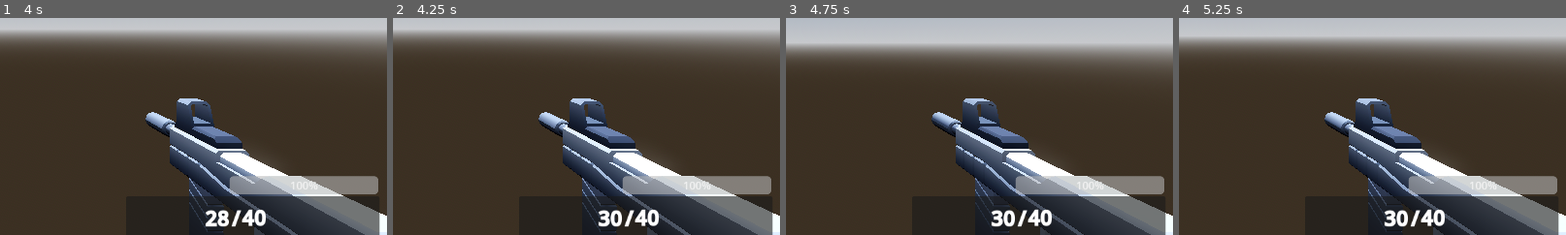
Above: before the commit, frames 1-4 (left to right).
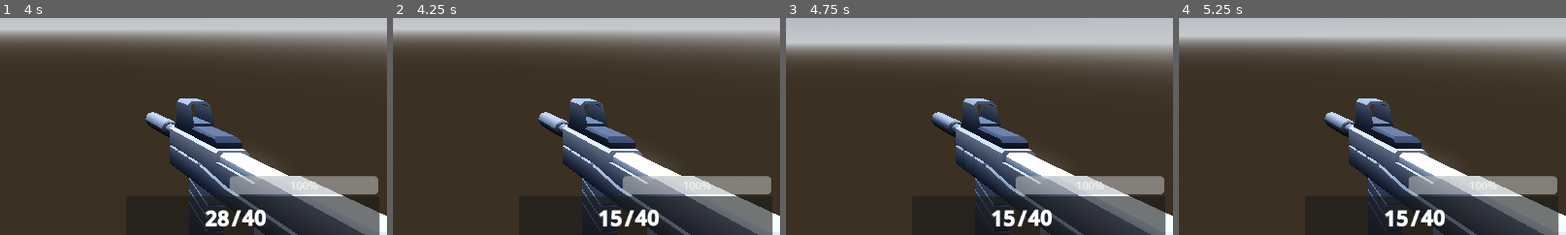
Above: after the commit, the same moments.

Repository: qrdean/new-fps
Game: Godot game, scene res://TestLevel.tscn
Same seed, same stepped clock (60 frames per second), same inputs: the game is played once before the commit and once after it.
Inputs (mouse positions are % of the whole screen's width and height, from its top left):
- Up to frame 1 (4 s): tap Enter at 0.5, 3.5 s; move the mouse to (55, 50) at 0.52 s; hold W (forward) from 0.53 s (still down); click (55, 50) at 0.6 s; tap Space (jump) at 0.77, 1.52, 2.75, 3.02, 3.77 s; move the mouse to (45, 50) at 1.27 s; tap Shift (sprint) at 1.35 s; move the mouse to (52, 48) at 2.02 s; tap O (swap_barrel) at 2.1 s; move the mouse to (49, 52) at 2.77 s; tap K (swap_grip) at 2.85 s; move the mouse to (57, 51) at 3.52 s; tap P (swap_mag) at 3.6 s
- Up to frame 2 (4.25 s): keep holding W (forward); tap R (reload) at 4.15 s
- Up to frame 3 (4.75 s): keep holding W (forward); tap Space (jump) at 4.25, 4.52 s; move the mouse to (42, 49) at 4.27 s; tap J (swap_sight) at 4.35 s
- Up to frame 4 (5.25 s): keep holding W (forward); tap Enter at 5 s; move the mouse to (51, 50) at 5.02 s; tap L (swap_stock) at 5.1 s
The pictures show only the part of the screen within x 50-100%, y 46-96%; the shares and areas given below are measured in that part.

Frame 1 is identical in both runs. In frame 2, 0.3% of the frame differs, in the area x 52-60%, y 88-97%; in frame 3, 0.3%; in frame 4, 0.3%.

Commit message:
add mags container resource

Diff:
--- a/Assets/Guns/GunPartModels/gun_body.gd
+++ b/Assets/Guns/GunPartModels/gun_body.gd
@@ -1,7 +1,7 @@
 class_name GunBody
 extends Node3D
 
-signal changed_magazine(GunPartResource)
+signal changed_magazine(MagazineRoundsContainer)
 signal empty()
 
 @onready var mag_attach_point: Marker3D = $MagAttachPoint
@@ -39,7 +39,7 @@
 	current_barrel = new_part
 	current_barrel.position = barrel_attach_point.position
 
-func set_magazine_attachment(part_resource: MagazineGunPartResource) -> Magazine:
+func set_magazine_attachment(part_resource: MagazineGunPartResource, rounds: Array[BulletResource] = []) -> Magazine:
 	if gun_resource and !gun_resource.accepted_attachment_list.has(part_resource):
 		printerr("invalid attachment")
 		return null
@@ -52,19 +52,20 @@
 		printerr("invalid caliber")
 		return null
 
-	var new_part: Magazine = load(part_resource.gun_part_resource_path).instantiate()
-	new_part.stats = part_resource
+	var new_mag_obj: Magazine = load(part_resource.gun_part_resource_path).instantiate()
+	new_mag_obj.magazine_stats = part_resource
+	new_mag_obj.rounds = rounds
 
-	var old_mag_stats: MagazineGunPartResource = null
+	var old_mag_stats: MagazineRoundsContainer = null
 	if current_mag:
-		var old_mag = current_mag
-		old_mag_stats = old_mag.stats
+		var old_mag := current_mag
+		old_mag_stats = old_mag.return_as_resource()
 		old_mag.queue_free()
 
-	add_child(new_part)
+	add_child(new_mag_obj)
 
 	# should play animation here.
-	current_mag = new_part
+	current_mag = new_mag_obj
 	current_mag.position = mag_attach_point.position
 
 	if !current_round and current_mag.get_round_count() > 0:
@@ -89,12 +90,12 @@
 		return null
 
 	var new_part: Magazine = load(part_resource.gun_part_resource_path).instantiate()
-	new_part.stats = part_resource
+	new_part.magazine_stats = part_resource
 
-	var old_mag_stats: MagazineGunPartResource = null
+	var old_mag_stats: MagazineRoundsContainer = null
 	if current_mag:
-		var old_mag = current_mag
-		old_mag_stats = old_mag.stats
+		var old_mag := current_mag
+		old_mag_stats = old_mag.return_as_resource()
 		old_mag.queue_free()
 
 	add_child(new_part)
--- a/Assets/Guns/GunPartModels/magazine.gd
+++ b/Assets/Guns/GunPartModels/magazine.gd
@@ -1,23 +1,23 @@
 class_name Magazine
 extends Node3D
 
-var stats: MagazineGunPartResource
+var magazine_stats: MagazineGunPartResource
 
 @export var rounds: Array[BulletResource]
 
 func add_round(bullet_resource: BulletResource) -> bool:
-	if rounds.size() < stats.capacity:
+	if rounds.size() < magazine_stats.capacity:
 		rounds.push_back(bullet_resource)
 
-	return rounds.size() >= stats.capacity
+	return rounds.size() >= magazine_stats.capacity
 
 func fill_to_top(bullet_resource_array: Array[BulletResource]) -> bool:
-	print_debug(stats.capacity)
+	print_debug(magazine_stats.capacity)
 
-	while rounds.size() < stats.capacity and bullet_resource_array.size() > 0:
-		if rounds.size() < stats.capacity:
+	while rounds.size() < magazine_stats.capacity and bullet_resource_array.size() > 0:
+		if rounds.size() < magazine_stats.capacity:
 			rounds.push_back(bullet_resource_array.pop_back())
-	return rounds.size() >= stats.capacity
+	return rounds.size() >= magazine_stats.capacity
 
 func get_round_count() -> int:
 	return rounds.size()
@@ -27,3 +27,9 @@
 
 func remove_round() -> BulletResource:
 	return rounds.pop_back()
+
+func return_as_resource() -> MagazineRoundsContainer:
+	var magazine_rounds_container := MagazineRoundsContainer.new()
+	magazine_rounds_container.magazine_stats = magazine_stats
+	magazine_rounds_container.rounds = rounds
+	return magazine_rounds_container
--- a/Assets/Guns/gun.gd
+++ b/Assets/Guns/gun.gd
@@ -8,6 +8,7 @@
 @export var sight_gun_part: GunPartResource
 
 @export var test_base_resource: GunBaseResource
+@export var test_inventory_resource: Array[MagazineRoundsContainer]
 
 var gun_body: GunBody
 
@@ -26,6 +27,7 @@
 	set_attachments()
 	max_ammo_pool = Ammo_pool
 	max_current_ammo = Current_ammo
+	gun_body.changed_magazine.connect(_put_mag_back)
 
 # Called every frame. 'delta' is the elapsed time since the previous frame.
 func _process(_delta: float) -> void:
@@ -78,15 +80,20 @@
 		return
 
 	# TODO: pull a mag from an inventory location. We'll currently spawn one instead
-	gun_body.set_magazine_attachment(magazine_gun_part)
+	var mag_round_container: MagazineRoundsContainer = test_inventory_resource.pop_front()
+	var mag_gun_part = mag_round_container.magazine_stats
+	# gun_body.set_magazine_attachment(magazine_gun_part)
+	gun_body.set_magazine_attachment(mag_gun_part, mag_round_container.rounds)
 	Current_ammo = gun_body.current_mag.get_round_count()
-	var bullet_resource762: BulletResource = preload("res://Resources/GunResources/BulletResource/762_round.tres")
-	var test_array: Array[BulletResource] = []
-	for i in 60:
-		test_array.push_back(bullet_resource762)
-
+	# var bullet_resource762: BulletResource = preload("res://Resources/GunResources/BulletResource/762_round.tres")
+	# var test_array: Array[BulletResource] = []
+	# for i in 60:
+	# 	test_array.push_back(bullet_resource762)
+	#
+	# if gun_body.current_mag:
+	# 	gun_body.current_mag.fill_to_top(test_array)
+	# 	gun_body.cycle_round()
 	if gun_body.current_mag:
-		gun_body.current_mag.fill_to_top(test_array)
 		gun_body.cycle_round()
 
 	# FIXME: Remove me... Will need to be handled inventory space
@@ -96,3 +103,7 @@
 	# else:
 	# 	Current_ammo = max_current_ammo
 	# 	Ammo_pool -= max_current_ammo
+
+func _put_mag_back(mag_round_container: MagazineRoundsContainer) -> void:
+	if mag_round_container:
+		test_inventory_resource.push_back(mag_round_container)
--- /dev/null
+++ b/Assets/Player/inventory_manager.gd
@@ -0,0 +1,19 @@
+class_name InventoryManager
+extends Node3D
+
+@export var mag_pockets: Array[MagazineRoundsContainer] = []
+var pocket_size = 4
+
+# Need to move stacks to an item resource class
+@export var bullet_stack: Array[BulletResource] = []
+var max_stack_size = 60
+
+
+# Called when the node enters the scene tree for the first time.
+func _ready() -> void:
+	pass # Replace with function body.
+
+
+# Called every frame. 'delta' is the elapsed time since the previous frame.
+func _process(delta: float) -> void:
+	pass
--- a/Assets/Player/player.tscn
+++ b/Assets/Player/player.tscn
@@ -13,17 +13,31 @@
 [ext_resource type="Resource" uid="uid://do7ev2g1c1pyt" path="res://Resources/GunResources/StockResource/stock_resource_1.tres" id="7_26e33"]
 [ext_resource type="Resource" uid="uid://cknq3quck0i5l" path="res://Resources/GunResources/BaseGuns/BasePistol.tres" id="8_cwegp"]
 [ext_resource type="Script" path="res://Assets/Player/hitbox.gd" id="8_kovcc"]
+[ext_resource type="Script" path="res://Resources/GunResources/MagazineResource/MagazineRoundsContainer.gd" id="9_yg5el"]
+[ext_resource type="Script" path="res://Resources/GunResources/BulletResource/BulletResource.gd" id="10_eri1c"]
 [ext_resource type="Resource" uid="uid://qjgubo4l26m6" path="res://Resources/GunResources/BarrelResource/barrel_resource_3.tres" id="11_4ihse"]
+[ext_resource type="Resource" uid="uid://bc6d4ssrnkx7w" path="res://Resources/GunResources/BulletResource/762_round.tres" id="11_a5e7q"]
 [ext_resource type="Resource" uid="uid://dgp6ynx0w13g1" path="res://Resources/GunResources/GripResource/grip_resource_2.tres" id="12_rovnm"]
 [ext_resource type="Resource" uid="uid://de0kajn7byp1v" path="res://Resources/GunResources/MagazineResource/magazine_resource_3.tres" id="13_7e27f"]
 [ext_resource type="Resource" uid="uid://cpo2kydanln0o" path="res://Resources/GunResources/SightResource/sight_resource_2.tres" id="14_shg4o"]
 [ext_resource type="Resource" uid="uid://tyfwlsao6lpe" path="res://Resources/GunResources/BaseGuns/BaseRifle.tres" id="15_3o2a0"]
 [ext_resource type="Resource" uid="uid://x3walnljw4k" path="res://Resources/GunResources/SightResource/sight_resource_1.tres" id="15_maiym"]
+[ext_resource type="Script" path="res://Assets/Player/inventory_manager.gd" id="20_xpk8w"]
 
 [sub_resource type="CapsuleShape3D" id="CapsuleShape3D_00twr"]
 height = 2.01378
 
 [sub_resource type="CapsuleMesh" id="CapsuleMesh_lhjsl"]
+
+[sub_resource type="Resource" id="Resource_l0dfo"]
+script = ExtResource("9_yg5el")
+magazine_stats = ExtResource("6_hwfa8")
+rounds = Array[ExtResource("10_eri1c")]([ExtResource("11_a5e7q"), ExtResource("11_a5e7q"), ExtResource("11_a5e7q"), ExtResource("11_a5e7q"), ExtResource("11_a5e7q"), ExtResource("11_a5e7q"), ExtResource("11_a5e7q"), ExtResource("11_a5e7q"), ExtResource("11_a5e7q"), ExtResource("11_a5e7q"), ExtResource("11_a5e7q"), ExtResource("11_a5e7q"), ExtResource("11_a5e7q"), ExtResource("11_a5e7q"), ExtResource("11_a5e7q")])
+
+[sub_resource type="Resource" id="Resource_qcrx8"]
+script = ExtResource("9_yg5el")
+magazine_stats = ExtResource("6_hwfa8")
+rounds = Array[ExtResource("10_eri1c")]([ExtResource("11_a5e7q"), ExtResource("11_a5e7q"), ExtResource("11_a5e7q"), ExtResource("11_a5e7q"), ExtResource("11_a5e7q"), ExtResource("11_a5e7q"), ExtResource("11_a5e7q"), ExtResource("11_a5e7q"), ExtResource("11_a5e7q"), ExtResource("11_a5e7q"), ExtResource("11_a5e7q"), ExtResource("11_a5e7q"), ExtResource("11_a5e7q"), ExtResource("11_a5e7q"), ExtResource("11_a5e7q")])
 
 [sub_resource type="BoxMesh" id="BoxMesh_jdext"]
 
@@ -91,6 +105,11 @@
 "Shoot": SubResource("Animation_xribu")
 }
 
+[sub_resource type="Resource" id="Resource_2oids"]
+script = ExtResource("9_yg5el")
+magazine_stats = ExtResource("13_7e27f")
+rounds = Array[ExtResource("10_eri1c")]([ExtResource("11_a5e7q"), ExtResource("11_a5e7q"), ExtResource("11_a5e7q"), ExtResource("11_a5e7q"), ExtResource("11_a5e7q"), ExtResource("11_a5e7q"), ExtResource("11_a5e7q"), ExtResource("11_a5e7q"), ExtResource("11_a5e7q"), ExtResource("11_a5e7q"), ExtResource("11_a5e7q"), ExtResource("11_a5e7q"), ExtResource("11_a5e7q"), ExtResource("11_a5e7q"), ExtResource("11_a5e7q"), ExtResource("11_a5e7q")])
+
 [sub_resource type="BoxMesh" id="BoxMesh_pdfm0"]
 
 [sub_resource type="Animation" id="Animation_vbnwn"]
@@ -177,6 +196,7 @@
 magazine_gun_part = ExtResource("6_hwfa8")
 sight_gun_part = ExtResource("14_shg4o")
 test_base_resource = ExtResource("8_cwegp")
+test_inventory_resource = Array[ExtResource("9_yg5el")]([SubResource("Resource_l0dfo"), SubResource("Resource_qcrx8")])
 BulletPackedScene = ExtResource("3_8a7qj")
 
 [node name="CSGMesh3D" type="CSGMesh3D" parent="Camera3D/WeaponRig/Pistol"]
@@ -207,6 +227,7 @@
 stock_gun_part = ExtResource("7_26e33")
 sight_gun_part = ExtResource("15_maiym")
 test_base_resource = ExtResource("15_3o2a0")
+test_inventory_resource = Array[ExtResource("9_yg5el")]([SubResource("Resource_2oids")])
 BulletPackedScene = ExtResource("3_8a7qj")
 
 [node name="CSGMesh3D" type="CSGMesh3D" parent="Camera3D/WeaponRig/Rifle"]
@@ -415,6 +436,9 @@
 transform = Transform3D(1, 0, 0, 0, 1, 0, 0, 0, 1, 0.00088501, 0.252487, 0)
 shape = SubResource("BoxShape3D_77ap6")
 
+[node name="InventoryManager" type="Node3D" parent="."]
+script = ExtResource("20_xpk8w")
+
 [connection signal="dead" from="HitBoxManager" to="." method="_on_hit_box_manager_dead"]
 [connection signal="hit" from="HitBoxManager/Head" to="HitBoxManager" method="_on_head_hit"]
 [connection signal="hit" from="HitBoxManager/RightLeg" to="HitBoxManager" method="_on_right_leg_hit"]
--- a/Assets/Player/weapon_rig.gd
+++ b/Assets/Player/weapon_rig.gd
@@ -1,6 +1,5 @@
 class_name WeaponRig
 extends Marker3D
-
 
 var player
 var weapons_array: Array[Gun]
--- /dev/null
+++ b/Resources/GunResources/MagazineResource/MagazineRoundsContainer.gd
@@ -0,0 +1,5 @@
+class_name MagazineRoundsContainer
+extends Resource
+
+@export var magazine_stats: MagazineGunPartResource
+@export var rounds: Array[BulletResource]
Not shown: 1 places in Assets/Player/player.tscn that only renumber resources
